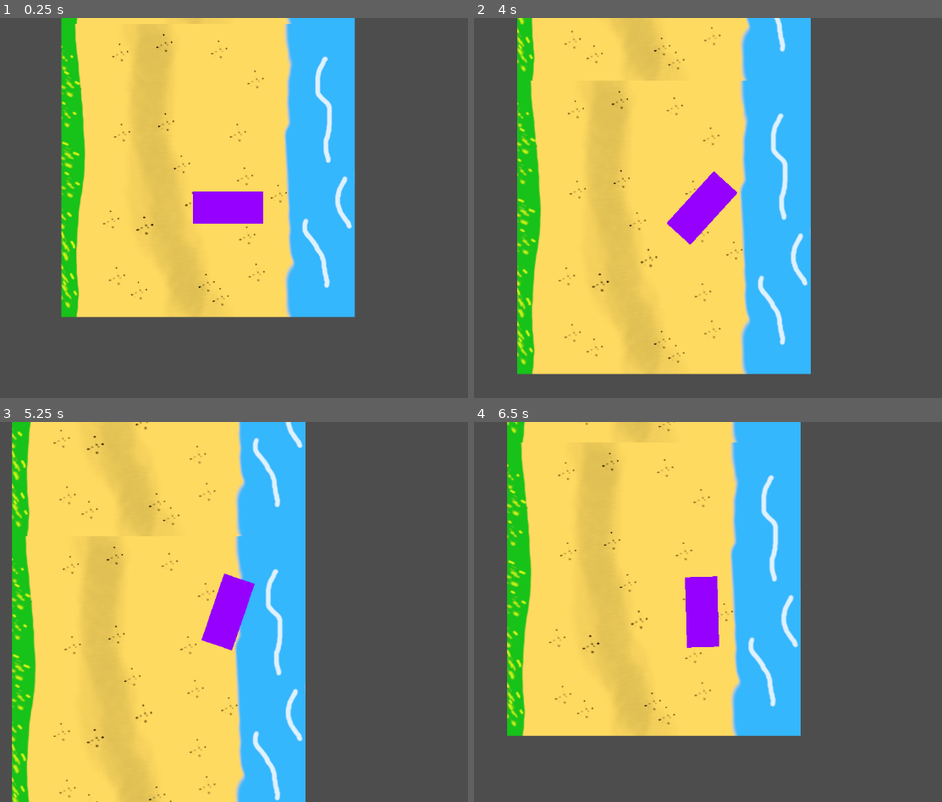
Above: before the commit, frames 1-4 (two rows, left to right).
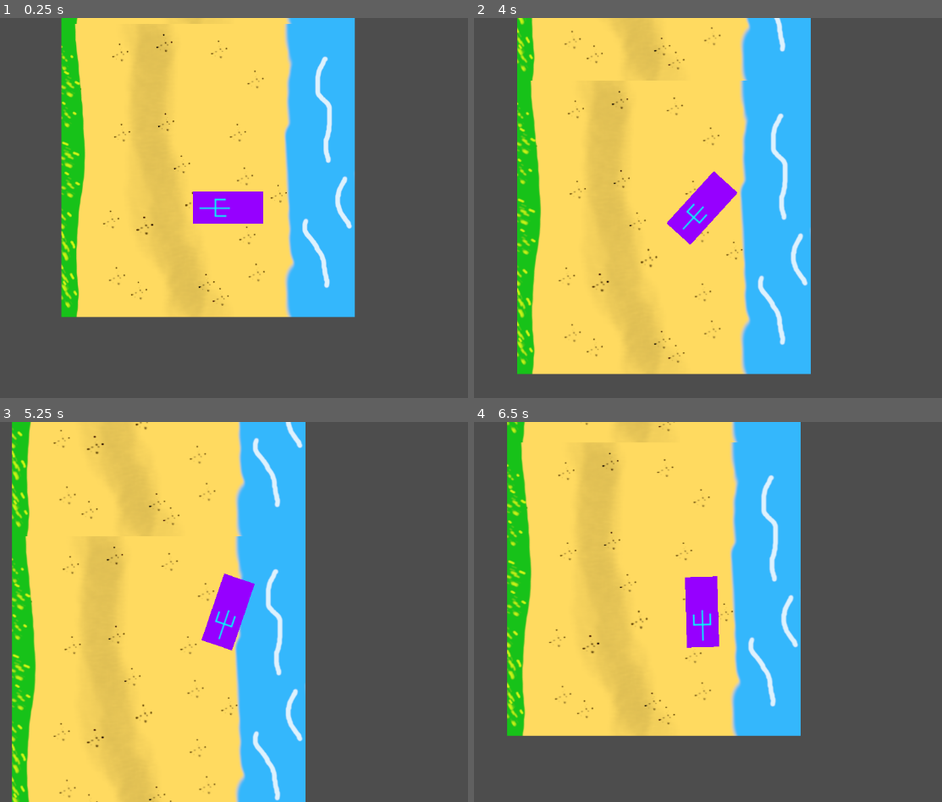
Above: after the commit, the same moments.

Repository: JoshuaKabo/Bothell-Jammin-PSW
Game: Godot game, scene res://GameAssets/main_scene.tscn
The game is run twice, just before and just after one commit, with the same random seed, the same clock (stepped at 60 frames per second) and the same inputs.
Inputs:
- Up to frame 1 (0.25 s): no input
- Up to frame 2 (4 s): tap Enter at 0.5 s; hold D (steer_right) 0.53-1.28 s; tap Space at 1.25 s; hold Down (brake) 1.28-2.03 s; hold D (steer_right) 2.03-2.78 s; hold Up (accelerate) 2.78-3.53 s; hold Left (steer_left) from 3.53 s (still down)
- Up to frame 3 (5.25 s): release Left (steer_left) at 5.03 s; hold Down (brake) from 5.03 s (still down)
- Up to frame 4 (6.5 s): release Down (brake) at 5.78 s; hold D (steer_right) from 5.78 s (still down)

The runs differ from the first frame. In frame 1, 0.1% of the frame differs, in the area x 42-50%, y 47-53%; in frame 2, 0.1%; in frame 3, 0.1%; in frame 4, less than 0.1%.

Commit message:
visual and firepoint

Diff:
--- a/GameAssets/Player/player_car.tscn
+++ b/GameAssets/Player/player_car.tscn
@@ -1,7 +1,8 @@
-[gd_scene load_steps=4 format=3 uid="uid://bhvywqli0xpt"]
+[gd_scene load_steps=5 format=3 uid="uid://bhvywqli0xpt"]
 
 [ext_resource type="Texture2D" uid="uid://b3fbjpiv4j0lk" path="res://GameAssets/Player/sprites/car.png" id="1_3pfup"]
 [ext_resource type="Script" path="res://GameAssets/Player/player_car.gd" id="1_w4sd8"]
+[ext_resource type="Texture2D" uid="uid://cy514vf7tu5qc" path="res://GameAssets/Player/sprites/gun.png" id="3_fdbmc"]
 
 [sub_resource type="CapsuleShape2D" id="CapsuleShape2D_01qtr"]
 radius = 30.0
@@ -21,3 +22,12 @@
 texture = ExtResource("1_3pfup")
 
 [node name="Gun" type="Node2D" parent="."]
+position = Vector2(-38, 0)
+
+[node name="Sprite2D" type="Sprite2D" parent="Gun"]
+position = Vector2(15, -0.373)
+rotation = 1.5708
+texture = ExtResource("3_fdbmc")
+
+[node name="firepoint" type="Node2D" parent="Gun"]
+position = Vector2(39, 0)
